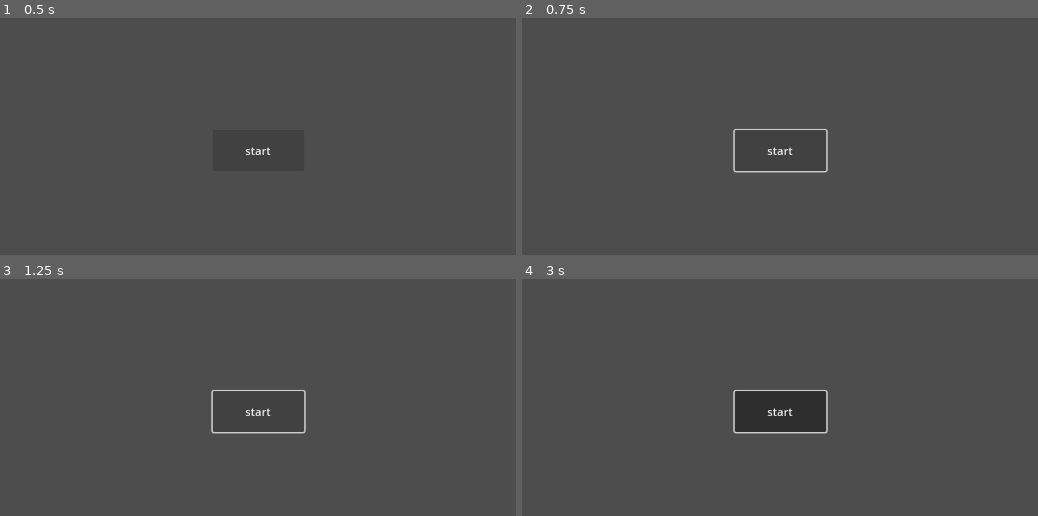
Above: before the commit, frames 1-4 (two rows, left to right).
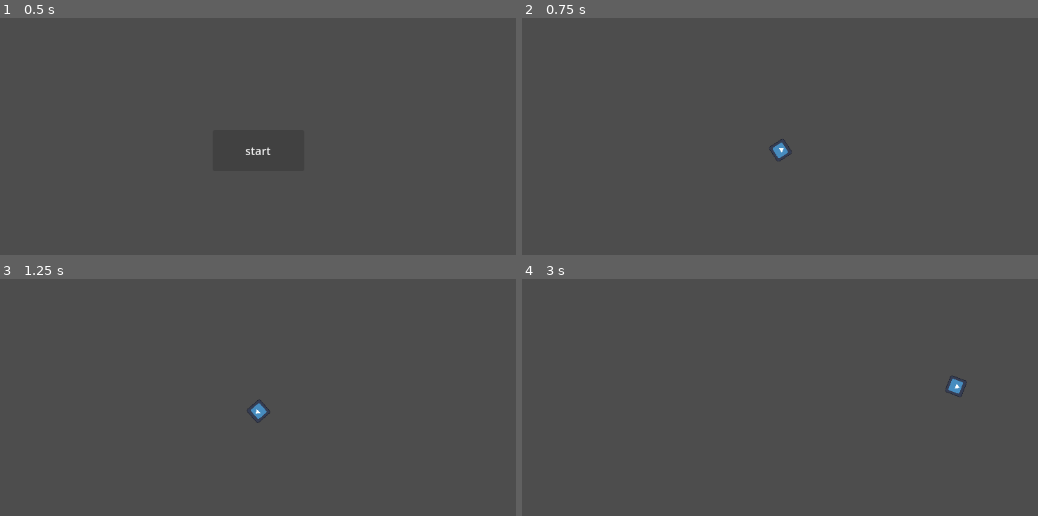
Above: after the commit, the same moments.

Repository: DarkHybrid/Aim-Trainer
Game: Godot game, scene res://init.tscn
Two runs of this game, one before a commit and one after it. Both use one fixed random seed, a clock stepped at 60 frames per second and the inputs below. The engine's default icon, where the game draws it, is replaced by a stand-in: a white triangle on a blue panel in a dark square.
Inputs (mouse positions are in pixels of both pictures, inside the frame that each line leads up to):
- Up to frame 1 (0.5 s): no input
- Up to frame 2 (0.75 s): click "start" at 0.5 s
- Up to frame 3 (1.25 s): no input
- Up to frame 4 (3 s): click (780, 411) at 1.25 s, where only the run before the commit has a clickable "start"; click (780, 411) at 2 s, where only the run before the commit has a clickable "start"; tap Enter at 2.75 s; move the mouse to (955, 385) at 2.77 s; click (955, 385) at 2.85 s

Frame 1 is identical in both runs. In frame 2, 0.5% of the frame differs, in the area x 40-60%, y 46-66%; in frame 3, 0.5%; in frame 4, 3.5%, in the area x 40-87%, y 40-66%.

Commit message:
Getting close to finish gameplay loop
added target object which does not work yet but I have the neccessary functions.

Diff:
--- a/cursor.tscn
+++ b/cursor.tscn
@@ -1,10 +1,17 @@
 [gd_scene load_steps=3 format=3 uid="uid://ow7101idlpsf"]
 
 [ext_resource type="Script" path="res://scripts/cursor.gd" id="1_wa47r"]
-[ext_resource type="Texture2D" uid="uid://sg4ilfxf51nk" path="res://icon.svg" id="2_edwsi"]
+[ext_resource type="Texture2D" uid="uid://sg4ilfxf51nk" path="res://icon.svg" id="2_caw55"]
 
 [node name="cursor" type="CharacterBody2D"]
+scale = Vector2(0.2, 0.2)
 script = ExtResource("1_wa47r")
 
 [node name="Sprite2D" type="Sprite2D" parent="."]
-texture = ExtResource("2_edwsi")
+texture = ExtResource("2_caw55")
+
+[node name="Area2D" type="Area2D" parent="."]
+
+[node name="CollisionShape2D" type="CollisionShape2D" parent="Area2D"]
+
+[connection signal="area_entered" from="Area2D" to="." method="_on_area_2d_area_entered"]
--- a/mainmenu.tscn
+++ b/mainmenu.tscn
@@ -21,3 +21,5 @@
 grow_vertical = 2
 text = "start"
 script = ExtResource("1_ibl1n")
+
+[connection signal="pressed" from="Button" to="Button" method="_on_pressed"]
--- a/project.godot
+++ b/project.godot
@@ -14,3 +14,15 @@
 run/main_scene="res://init.tscn"
 config/features=PackedStringArray("4.2", "Forward Plus")
 config/icon="res://icon.svg"
+
+[autoload]
+
+Screen="*res://scripts/screen.gd"
+
+[input]
+
+mb_left={
+"deadzone": 0.5,
+"events": [Object(InputEventMouseButton,"resource_local_to_scene":false,"resource_name":"","device":-1,"window_id":0,"alt_pressed":false,"shift_pressed":false,"ctrl_pressed":false,"meta_pressed":false,"button_mask":0,"position":Vector2(0, 0),"global_position":Vector2(0, 0),"factor":1.0,"button_index":1,"canceled":false,"pressed":false,"double_click":false,"script":null)
+]
+}
--- a/scripts/cursor.gd
+++ b/scripts/cursor.gd
@@ -5,3 +5,14 @@
 func _physics_process(delta):
 	position = get_global_mouse_position()
 	rotation += 0.1
+	if Input.is_action_just_pressed("mb_left"):
+		_shot()
+
+func _shot():
+	pass
+
+
+func _on_area_2d_area_entered(area):
+	if area.has_method("_randomize_pos"):
+		pass
+	pass
--- /dev/null
+++ b/scripts/screen.gd
@@ -0,0 +1,4 @@
+extends Node
+
+var screen_width = 1152
+var screen_height = 648
--- /dev/null
+++ b/scripts/target.gd
@@ -0,0 +1,7 @@
+extends CharacterBody2D
+
+@onready var screen = get_node("/root/Screen")
+
+
+func _randomize_pos():
+	position = Vector2(randi_range(0, Screen.screen_width), randi_range(0, Screen.screen_heiyght))
--- a/shooting_range.tscn
+++ b/shooting_range.tscn
@@ -1,3 +1,7 @@
-[gd_scene format=3 uid="uid://co1bqli300oma"]
+[gd_scene load_steps=2 format=3 uid="uid://co1bqli300oma"]
+
+[ext_resource type="PackedScene" uid="uid://ow7101idlpsf" path="res://cursor.tscn" id="1_ouqnn"]
 
 [node name="shooting range" type="Node2D"]
+
+[node name="cursor" parent="." instance=ExtResource("1_ouqnn")]
--- /dev/null
+++ b/target.tscn
@@ -0,0 +1,11 @@
+[gd_scene load_steps=3 format=3 uid="uid://1p0gdp3fmd40"]
+
+[ext_resource type="Script" path="res://scripts/target.gd" id="1_ox0r3"]
+[ext_resource type="Texture2D" uid="uid://sg4ilfxf51nk" path="res://icon.svg" id="2_s8ed4"]
+
+[node name="target" type="CharacterBody2D"]
+script = ExtResource("1_ox0r3")
+
+[node name="Sprite2D" type="Sprite2D" parent="."]
+modulate = Color(0.968627, 0.384314, 0.615686, 1)
+texture = ExtResource("2_s8ed4")
